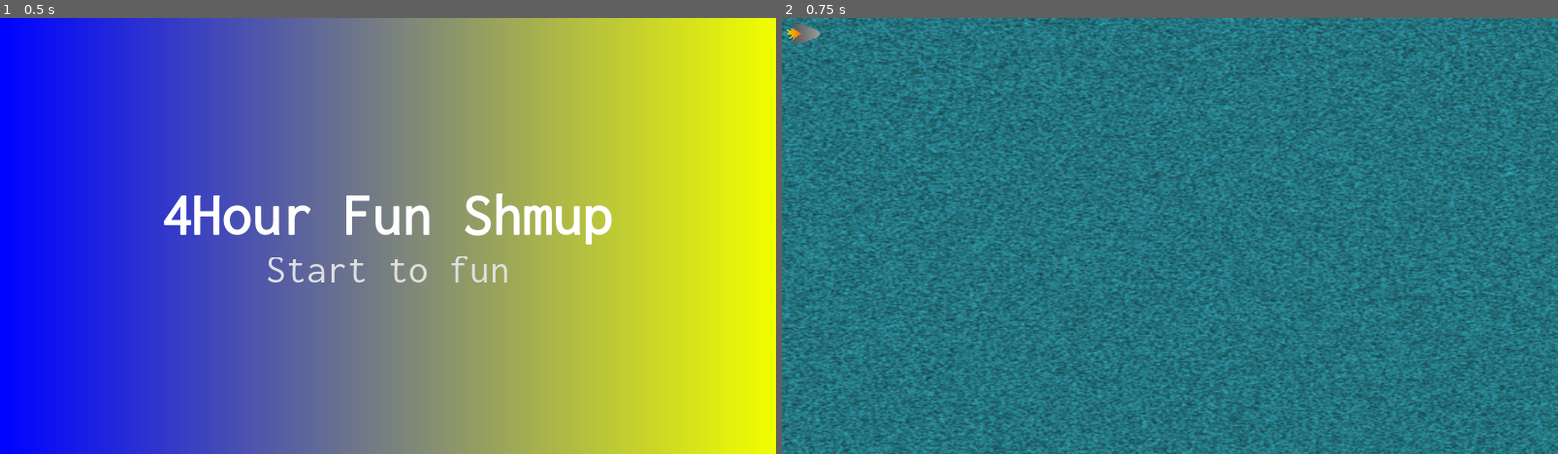
Above: before the commit, frames 1-2 (left to right).
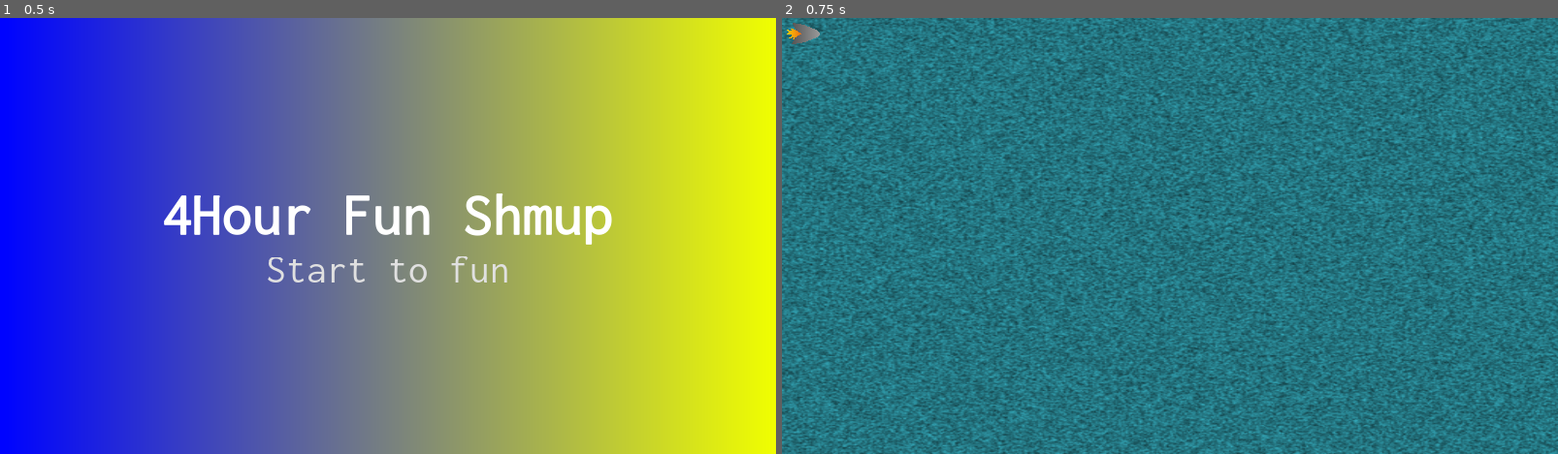
Above: after the commit, the same moments.

Repository: DoubleSept/4HShmup
Game: Godot game, scene res://menus/MainMenu.tscn
Same seed, same stepped clock (60 frames per second), same inputs: the game is played once before the commit and once after it.
Inputs:
- Up to frame 1 (0.5 s): no input
- Up to frame 2 (0.75 s): click "Start to fun" at 0.5 s

Frame 1 is identical in both runs. In frame 2, 27% of the frame differs, in the area x 0-100%, y 0-100%.

Commit message:
I need more!

Diff:
--- a/assets/Ennemy.gd
+++ b/assets/Ennemy.gd
@@ -1,6 +1,6 @@
 extends Node2D
 
-var speed = 500
+var speed = 1000
 # var explosionResource = load("res://assets/Explosion.tscn")
 
 func _ready():
--- a/assets/Ship.gd
+++ b/assets/Ship.gd
@@ -2,7 +2,7 @@
 
 var v_speed = 0.0
 const MAX_V_SPEED = 200.0
-const V_ACCELERATION = 10
+const V_ACCELERATION = 50
 var height
 
 var shootResource = load("res://assets/Shoot.tscn")
@@ -20,9 +20,9 @@
 func _process(delta):
 	#INPUT MANAGEMENT
 	if(Input.is_action_pressed("ui_down")):
-		v_speed = min(MAX_V_SPEED, v_speed + V_ACCELERATION*delta)
+		v_speed = max(0, min(MAX_V_SPEED, v_speed + V_ACCELERATION*delta))
 	elif(Input.is_action_pressed("ui_up")):
-		v_speed = max(-MAX_V_SPEED, v_speed - V_ACCELERATION*delta)
+		v_speed = min(max(-MAX_V_SPEED, v_speed - V_ACCELERATION*delta), 0)
 	else:
 		#Slowing down
 		if(v_speed > 0):
--- a/assets/Ship.tscn
+++ b/assets/Ship.tscn
@@ -42,4 +42,5 @@
 
 [node name="Collision" type="CollisionShape2D" parent="."]
 position = Vector2( 38.3519, 38.6492 )
+scale = Vector2( 1, 1 )
 shape = SubResource( 3 )
--- a/scene/Game.gd
+++ b/scene/Game.gd
@@ -1,4 +1,6 @@
 extends Node2D
+
+var waitTime = 1
 
 var ennemyResource = load("res://assets/Ennemy.tscn")
 
@@ -12,3 +14,7 @@
 func _on_PopEnnemy_timeout():
 	var ennemy = ennemyResource.instance()
 	$Ennemies.add_child(ennemy)
+
+
+func _on_WavePopper_timeout():
+	$PopEnnemy.wait_time = $PopEnnemy.wait_time/2
--- a/scene/Game2.tscn
+++ b/scene/Game2.tscn
@@ -30,16 +30,16 @@
 text = "Shoot!"
 
 [node name="Taunt" parent="Center" instance=ExtResource( 3 )]
-margin_left = 585.0
-margin_top = 461.0
-margin_right = 1335.0
-margin_bottom = 619.0
 
 [node name="Ship" parent="." instance=ExtResource( 5 )]
 
 [node name="Ennemies" type="Node2D" parent="."]
 
 [node name="PopEnnemy" type="Timer" parent="."]
-wait_time = 0.5
+autostart = true
+
+[node name="WavePopper" type="Timer" parent="."]
+wait_time = 3.0
 autostart = true
 [connection signal="timeout" from="PopEnnemy" to="." method="_on_PopEnnemy_timeout"]
+[connection signal="timeout" from="WavePopper" to="." method="_on_WavePopper_timeout"]
--- a/scene/Sky.tscn
+++ b/scene/Sky.tscn
@@ -3,7 +3,7 @@
 [ext_resource path="res://scene/Sky.gd" type="Script" id=1]
 
 [sub_resource type="OpenSimplexNoise" id=1]
-seed = 5252866
+seed = 6442119
 period = 2.0
 
 [sub_resource type="NoiseTexture" id=2]
